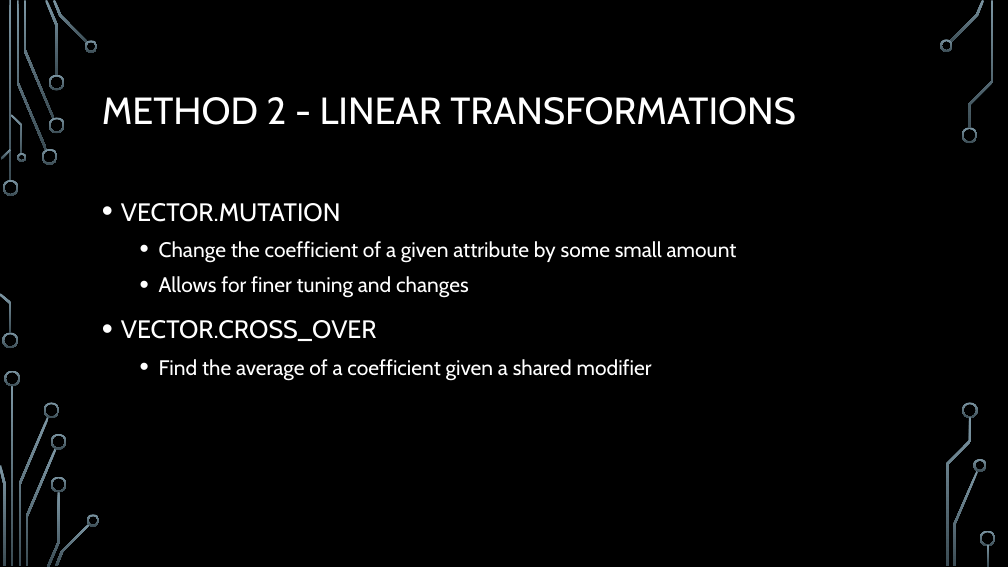
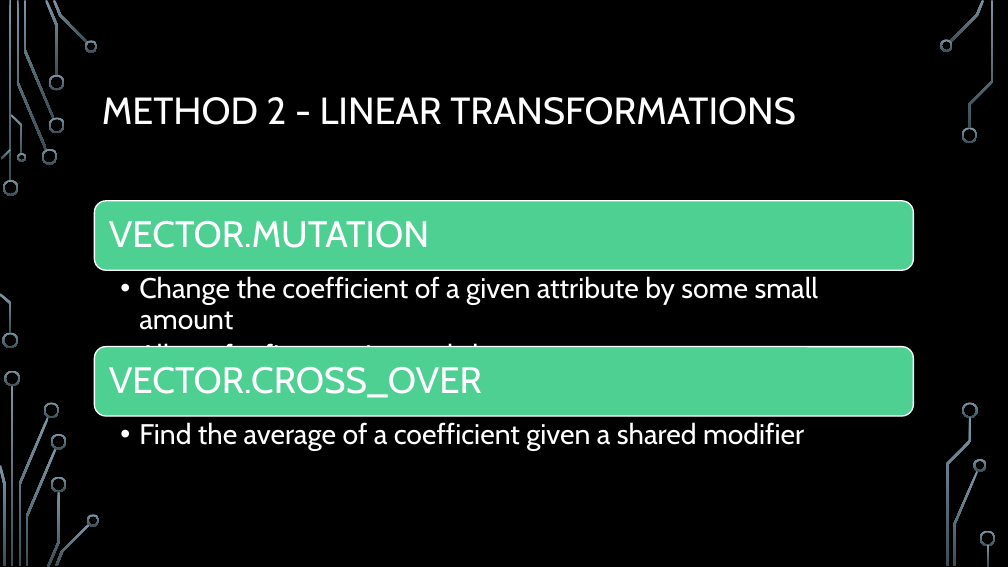
Before and after one commit to acbart/attribute-learning-system, a slide deck: slide 8 of presentation/Attribute Learning System Presentation.pptx. Drawn at 1008x567 pixels with LibreOffice and Linux fonts; fonts in the diff are those of the drawing; background and template pictures are left out. Boxes give left, top, right and bottom in pixels: in the first picture for what was removed or moved away, otherwise in the second. Text is boxed around its words. In the diff, an @@ line names an element or a change of style, - is before the commit and + after.

```diff
--- a/presentation/Attribute Learning System Presentation.pptx
+++ b/presentation/Attribute Learning System Presentation.pptx
@@ text at box(121, 203, 341, 222): paragraph removed @@
-• VECTOR.MUTATION
@@ text "Change the coefficient of a ...": place and size @@
-text "Change the coefficient of a ..." at box(121, 203, 737, 381)
+text "Change the coefficient of a ..." at box(139, 276, 819, 371)
@@ text "Change the coefficient of a ..." at box(139, 276, 819, 371): size 20 to 27 pt; bullet • to ••; line spacing 1.2 to 0.9 @@
@@ text at box(121, 320, 652, 381): paragraphs removed @@
-• VECTOR.CROSS_OVER
-  • Find the average of a coefficient given a shared modifier
@@ group added at box(95, 201, 913, 450): 3 texts, 2 rounded rectangles @@
+VECTOR.MUTATION
+VECTOR.CROSS_OVER
+  •• Find the average of a coefficient given a shared modifier
```
Also in this commit, not shown: 4 other slides changed, 1 slide added, 3 slides removed, 1 other file.
